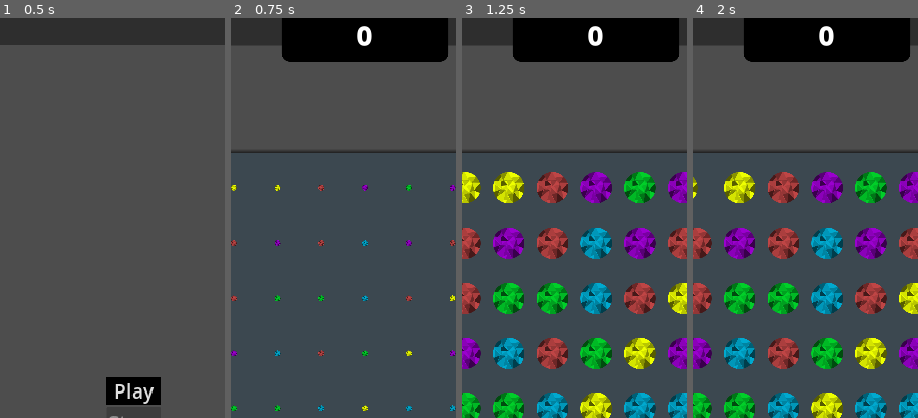
Above: before the commit, frames 1-4 (left to right).
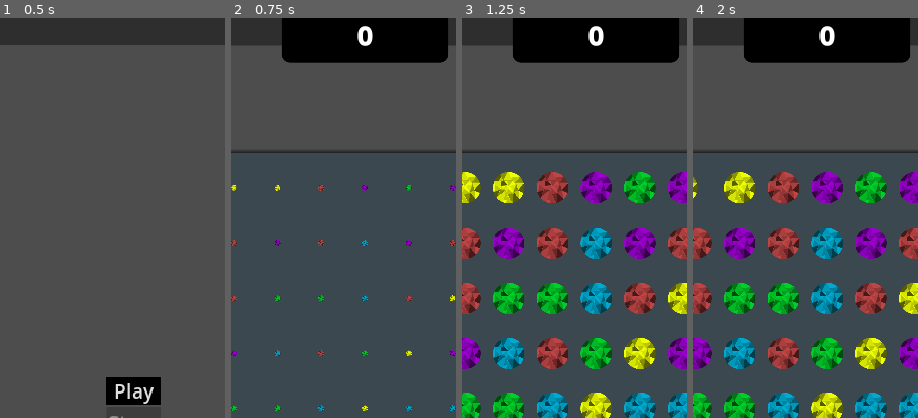
Above: after the commit, the same moments.

Repository: kuma-gee/holo-crush
Game: Godot game, scene res://src/start.tscn
Two runs of this game, one before a commit and one after it. Both use one fixed random seed, a clock stepped at 60 frames per second and the inputs below. The engine's default icon, where the game draws it, is replaced by a stand-in: a white triangle on a blue panel in a dark square.
Inputs (mouse positions are % of the whole screen's width and height, from its top left):
- Up to frame 1 (0.5 s): no input
- Up to frame 2 (0.75 s): click "Play" at 0.5 s
- Up to frame 3 (1.25 s): no input
- Up to frame 4 (2 s): tap Enter at 1.25 s; drag from (11, 22) to (60, 28) at 1.27 s
The pictures show only the part of the screen within x 20-70%, y 1-51%; the shares and areas given below are measured in that part.

Frame 1 is identical in both runs. In frame 2, 0.3% of the frame differs, in the area x 22-97%, y 2-12%; in frame 3, 0.3%; in frame 4, 0.3%.

Commit message:
show scored points

Diff:
--- a/godot/src/game.gd
+++ b/godot/src/game.gd
@@ -8,14 +8,13 @@
 
 @export var gameover: Control
 @export var end_score: Label
-@export var score_label: Label
-var score = 0
+@export var score_ui: ScoreUI
+
 
 func _ready():
 	gameover.hide()
 	input_blocker.hide()
 	turns_label.text = str(turns)
-	score_label.text = str(score)
 
 
 func _on_grid_processing():
@@ -30,13 +29,10 @@
 			_on_gameover()
 
 func _on_gameover():
+	var score = score_ui.score
 	end_score.text = tr("Score") + ": " + str(score)
 	gameover.show()
 	GameManager.scored(score)
-
-func _on_grid_scored(value):
-	score += value
-	score_label.text = str(score)
 
 
 func _on_restart_pressed():
--- a/godot/src/game.tscn
+++ b/godot/src/game.tscn
@@ -6,18 +6,14 @@
 [ext_resource type="Script" path="res://src/grid/grid_ui.gd" id="2_gsofw"]
 [ext_resource type="LabelSettings" uid="uid://vvr077uf4r3l" path="res://src/menu/title_label.tres" id="3_iqyq2"]
 [ext_resource type="Script" path="res://src/grid/match_grid.gd" id="4_egjxx"]
+[ext_resource type="PackedScene" uid="uid://dqw32jg4upbcp" path="res://src/menu/score.tscn" id="4_gaq27"]
 [ext_resource type="AudioStream" uid="uid://8tfecoe8jxnl" path="res://assets/sound/Non-Fiction_Inst_hololive_202308052356.mp3" id="7_g8nju"]
-
-[sub_resource type="StyleBoxFlat" id="StyleBoxFlat_3lwum"]
-bg_color = Color(0, 0, 0, 1)
-corner_radius_bottom_right = 20
-corner_radius_bottom_left = 20
 
 [sub_resource type="StyleBoxFlat" id="StyleBoxFlat_ymwg1"]
 bg_color = Color(0.266667, 0.32549, 0.368627, 0.784314)
 shadow_size = 10
 
-[node name="Game" type="Control" node_paths=PackedStringArray("input_blocker", "grid", "turns_label", "gameover", "end_score", "score_label")]
+[node name="Game" type="Control" node_paths=PackedStringArray("input_blocker", "grid", "turns_label", "gameover", "end_score")]
 layout_mode = 3
 anchors_preset = 15
 anchor_right = 1.0
@@ -31,7 +27,6 @@
 turns_label = NodePath("Top/MarginContainer/HBoxContainer/Label2")
 gameover = NodePath("GameOver")
 end_score = NodePath("GameOver/PanelContainer/MarginContainer/VBoxContainer/EndScore")
-score_label = NodePath("Score/PanelContainer/MarginContainer/Label")
 
 [node name="Data" type="Node" parent="."]
 script = ExtResource("4_egjxx")
@@ -67,36 +62,14 @@
 layout_mode = 2
 size_flags_vertical = 0
 
-[node name="Score" type="MarginContainer" parent="."]
+[node name="Score" parent="." instance=ExtResource("4_gaq27")]
 layout_mode = 1
-anchors_preset = 5
-anchor_left = 0.5
-anchor_right = 0.5
-offset_left = -373.0
-offset_right = 373.0
-offset_bottom = 111.0
-grow_horizontal = 2
-size_flags_horizontal = 3
-
-[node name="PanelContainer" type="PanelContainer" parent="Score"]
-custom_minimum_size = Vector2(400, 0)
-layout_mode = 2
-size_flags_horizontal = 4
-theme_override_styles/panel = SubResource("StyleBoxFlat_3lwum")
-
-[node name="MarginContainer" type="MarginContainer" parent="Score/PanelContainer"]
-layout_mode = 2
-theme_override_constants/margin_left = 50
-theme_override_constants/margin_top = 20
-theme_override_constants/margin_right = 50
-theme_override_constants/margin_bottom = 20
-
-[node name="Label" type="Label" parent="Score/PanelContainer/MarginContainer"]
-layout_mode = 2
-size_flags_horizontal = 3
-text = "Score"
-label_settings = ExtResource("3_iqyq2")
-horizontal_alignment = 1
+anchors_preset = 10
+anchor_left = 0.0
+anchor_right = 1.0
+offset_left = 0.0
+offset_right = 0.0
+offset_bottom = 131.0
 
 [node name="Main" type="MarginContainer" parent="."]
 layout_mode = 1
@@ -187,7 +160,7 @@
 
 [connection signal="processing" from="Main/AspectRatioContainer/MarginContainer/MarginContainer2/Grid" to="." method="_on_grid_processing"]
 [connection signal="processing_finished" from="Main/AspectRatioContainer/MarginContainer/MarginContainer2/Grid" to="." method="_on_grid_processing_finished"]
-[connection signal="scored" from="Main/AspectRatioContainer/MarginContainer/MarginContainer2/Grid" to="." method="_on_grid_scored"]
+[connection signal="scored" from="Main/AspectRatioContainer/MarginContainer/MarginContainer2/Grid" to="Score" method="add_score"]
 [connection signal="turn_used" from="Main/AspectRatioContainer/MarginContainer/MarginContainer2/Grid" to="." method="_on_grid_turn_used"]
 [connection signal="pressed" from="GameOver/PanelContainer/MarginContainer/VBoxContainer/Restart" to="." method="_on_restart_pressed"]
 [connection signal="pressed" from="GameOver/PanelContainer/MarginContainer/VBoxContainer/Menu" to="." method="_on_menu_pressed"]
--- a/godot/src/grid/grid_ui.gd
+++ b/godot/src/grid/grid_ui.gd
@@ -4,7 +4,7 @@
 signal processing
 signal processing_finished
 signal turn_used
-signal scored(value)
+signal scored(value, combo)
 
 signal match_finished
 signal move_finished
@@ -291,13 +291,13 @@
 			match_called[pos] = 0
 			var slot = _get_slot(pos) as Slot
 			slot.move_match(target)
-			scored.emit(default_score_value * combo)
+			scored.emit(default_score_value * combo, combo)
 
 		if not dest in all_matched:
 			match_called[dest] = 0
 			var piece = _spawn_piece(val)
 			target.change_special(type, piece)
-			scored.emit(default_score_value * combo * special_multiplier)
+			scored.emit(default_score_value * combo * special_multiplier, combo)
 		else:
 			pass # TODO: activate created special immediately
 
@@ -305,7 +305,7 @@
 		match_called[p] = 0
 		var slot = _get_slot(p) as Slot
 		slot.matched()
-		scored.emit(default_score_value * combo)
+		scored.emit(default_score_value * combo, combo)
 
 	#logger.debug("Waiting for %s" % [match_called.keys()])
 	#await match_finished
--- /dev/null
+++ b/godot/src/menu/score.gd
@@ -0,0 +1,32 @@
+class_name ScoreUI
+extends Control
+
+@export var score_add: PackedScene
+@export var score_label: Label
+
+@onready var add_timer := $ShowAddTimer
+
+var score = 0
+var total_added = 0
+
+func _ready():
+	score_label.text = str(score)
+
+func add_score(value: int, combo: int):
+	score += value
+	total_added += value
+	add_timer.start(0.1)
+
+
+func _on_show_add_timer_timeout():
+	var add = score_add.instantiate()
+	score_label.add_child(add)
+	add.set_value(total_added)
+
+	total_added = 0
+
+	var tw = create_tween()
+	tw.tween_property(score_label, "scale", Vector2(1.2, 1.2), 0.25)
+	tw.tween_property(score_label, "scale", Vector2(1, 1), 0.25)
+	score_label.pivot_offset = score_label.size / 2
+	score_label.text = str(score)
--- /dev/null
+++ b/godot/src/menu/score.tscn
@@ -0,0 +1,63 @@
+[gd_scene load_steps=5 format=3 uid="uid://dqw32jg4upbcp"]
+
+[ext_resource type="Script" path="res://src/menu/score.gd" id="1_4m0ar"]
+[ext_resource type="LabelSettings" uid="uid://vvr077uf4r3l" path="res://src/menu/title_label.tres" id="1_iwi3c"]
+[ext_resource type="PackedScene" uid="uid://dcqw5gw14ad3x" path="res://src/menu/score_added.tscn" id="2_wqht0"]
+
+[sub_resource type="StyleBoxFlat" id="StyleBoxFlat_3lwum"]
+bg_color = Color(0, 0, 0, 1)
+corner_radius_bottom_right = 20
+corner_radius_bottom_left = 20
+
+[node name="Score" type="MarginContainer" node_paths=PackedStringArray("score_label")]
+anchors_preset = 10
+anchor_right = 1.0
+offset_bottom = 123.0
+grow_horizontal = 2
+size_flags_horizontal = 3
+script = ExtResource("1_4m0ar")
+score_add = ExtResource("2_wqht0")
+score_label = NodePath("PanelContainer/MarginContainer/CenterContainer/Control/Label")
+
+[node name="PanelContainer" type="PanelContainer" parent="."]
+custom_minimum_size = Vector2(400, 0)
+layout_mode = 2
+size_flags_horizontal = 4
+theme_override_styles/panel = SubResource("StyleBoxFlat_3lwum")
+
+[node name="MarginContainer" type="MarginContainer" parent="PanelContainer"]
+layout_mode = 2
+theme_override_constants/margin_left = 50
+theme_override_constants/margin_top = 20
+theme_override_constants/margin_right = 50
+theme_override_constants/margin_bottom = 20
+
+[node name="CenterContainer" type="CenterContainer" parent="PanelContainer/MarginContainer"]
+layout_mode = 2
+
+[node name="Control" type="Control" parent="PanelContainer/MarginContainer/CenterContainer"]
+layout_mode = 2
+
+[node name="Label" type="Label" parent="PanelContainer/MarginContainer/CenterContainer/Control"]
+layout_mode = 1
+anchors_preset = 8
+anchor_left = 0.5
+anchor_top = 0.5
+anchor_right = 0.5
+anchor_bottom = 0.5
+offset_left = -85.5
+offset_top = -45.5
+offset_right = 85.5
+offset_bottom = 45.5
+grow_horizontal = 2
+grow_vertical = 2
+size_flags_vertical = 1
+text = "Score"
+label_settings = ExtResource("1_iwi3c")
+horizontal_alignment = 1
+vertical_alignment = 1
+
+[node name="ShowAddTimer" type="Timer" parent="."]
+one_shot = true
+
+[connection signal="timeout" from="ShowAddTimer" to="." method="_on_show_add_timer_timeout"]
--- /dev/null
+++ b/godot/src/menu/score_added.gd
@@ -0,0 +1,19 @@
+extends Control
+
+@onready var label := $Label
+
+var move = true
+
+func _ready():
+	var tw = create_tween()
+	var dir = Vector2.UP * 30
+	var actual = dir.rotated(randf_range(0, -PI/2))
+	if move:
+		tw.tween_property(self, "global_position", global_position + actual, 0.5)
+
+	tw.parallel().tween_property(self, "modulate", Color.TRANSPARENT, 0.5)
+
+	tw.finished.connect(func(): queue_free())
+
+func set_value(v):
+	label.text = str(v)
--- /dev/null
+++ b/godot/src/menu/score_added.tscn
@@ -0,0 +1,25 @@
+[gd_scene load_steps=4 format=3 uid="uid://dcqw5gw14ad3x"]
+
+[ext_resource type="Theme" uid="uid://cvvavdkxk7llv" path="res://theme/theme.tres" id="1_ujywh"]
+[ext_resource type="Script" path="res://src/menu/score_added.gd" id="2_ttl7u"]
+
+[sub_resource type="LabelSettings" id="LabelSettings_occw4"]
+font_size = 48
+outline_size = 3
+outline_color = Color(0, 0, 0, 1)
+
+[node name="ScoreAdded" type="Control"]
+layout_mode = 3
+anchors_preset = 15
+anchor_right = 1.0
+anchor_bottom = 1.0
+grow_horizontal = 2
+grow_vertical = 2
+theme = ExtResource("1_ujywh")
+script = ExtResource("2_ttl7u")
+
+[node name="Label" type="Label" parent="."]
+layout_mode = 0
+offset_right = 40.0
+offset_bottom = 23.0
+label_settings = SubResource("LabelSettings_occw4")
